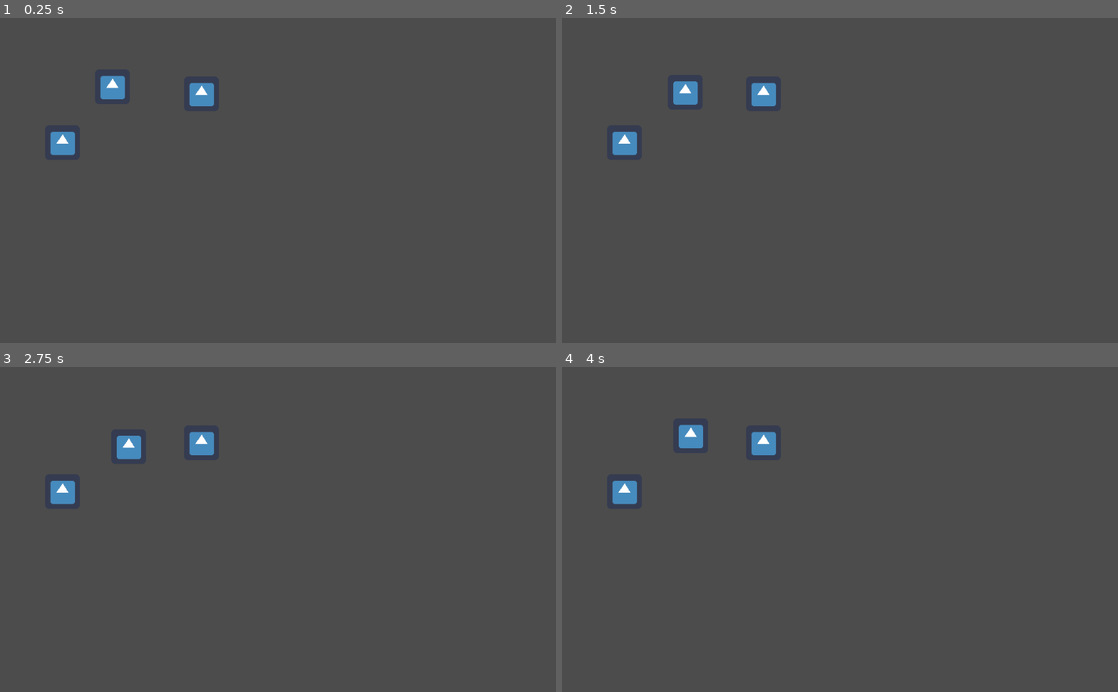
Above: before the commit, frames 1-4 (two rows, left to right).
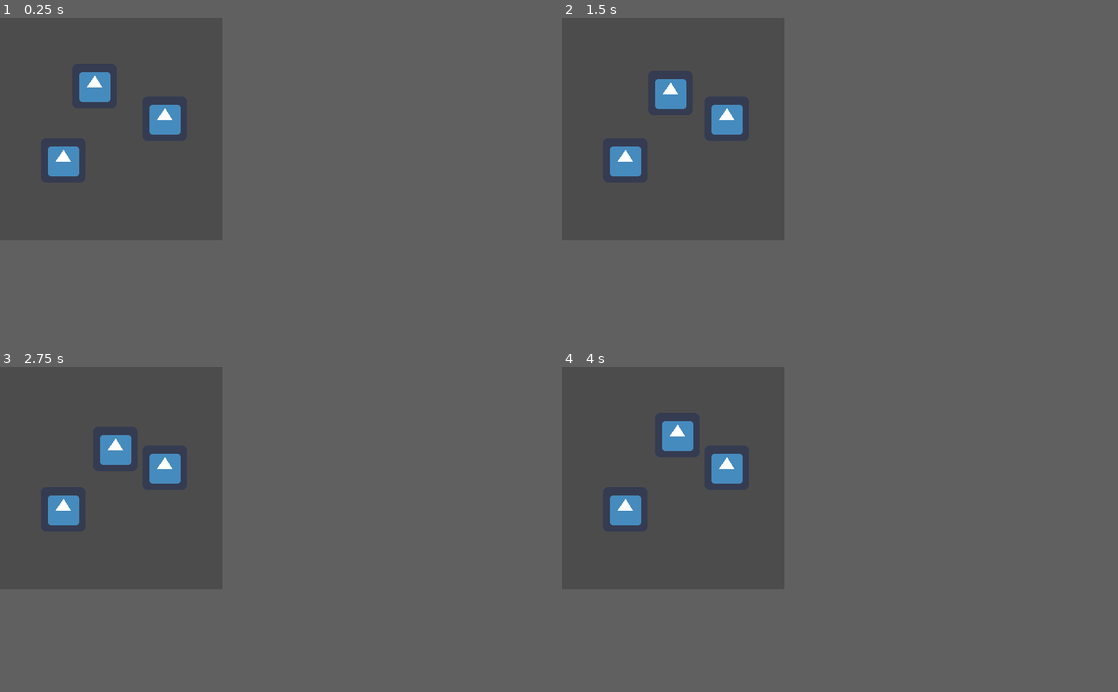
Above: after the commit, the same moments.

Repository: t-karcher/YSort_Test
Game: Godot game, scene res://Node2D.tscn
The game is run twice, just before and just after one commit, with the same random seed, the same clock (stepped at 60 frames per second) and the same inputs. The engine's default icon, where the game draws it, is replaced by a stand-in: a white triangle on a blue panel in a dark square.
Inputs:
- Up to frame 1 (0.25 s): no input
- Up to frame 2 (1.5 s): tap Enter at 0.5 s; hold Right (ui_right) 0.53-1.28 s; tap Space at 1.25 s; hold Down (ui_down) from 1.28 s (still down)
- Up to frame 3 (2.75 s): tap Enter at 2 s; release Down (ui_down) at 2.03 s; hold Right (ui_right) from 2.03 s (still down)
- Up to frame 4 (4 s): tap Space at 2.75 s; release Right (ui_right) at 2.78 s; hold Up (ui_up) 2.78-3.53 s; tap Enter at 3.5 s; hold Left (ui_left) from 3.53 s (still down)
The window is 800x468 before the commit and 320x320 after it. Grey fills any space a smaller window leaves; there, only what the larger window draws over its background counts as a difference.

The runs differ from the first frame. In frame 1, 2.0% of the frame differs, in the area x 8-39%, y 16-49%; in frame 2, 2.0%; in frame 3, 2.0%; in frame 4, 1.9%.

Commit message:
+demo gif

Diff:
--- a/Node2D.tscn
+++ b/Node2D.tscn
@@ -15,7 +15,7 @@
 
 [node name="StaticBody2D" type="StaticBody2D" parent="YSort"]
 editor/display_folded = true
-position = Vector2( 115, 230 )
+position = Vector2( 91, 205 )
 __meta__ = {
 "_edit_group_": true
 }
@@ -29,7 +29,7 @@
 
 [node name="StaticBody2D2" type="StaticBody2D" parent="YSort"]
 editor/display_folded = true
-position = Vector2( 371, 140 )
+position = Vector2( 237, 145 )
 __meta__ = {
 "_edit_group_": true
 }
@@ -43,7 +43,7 @@
 
 [node name="KinematicBody2D" type="KinematicBody2D" parent="YSort"]
 editor/display_folded = true
-position = Vector2( 207, 127 )
+position = Vector2( 136, 98 )
 script = ExtResource( 2 )
 __meta__ = {
 "_edit_group_": true
--- a/project.godot
+++ b/project.godot
@@ -19,6 +19,11 @@
 run/main_scene="res://Node2D.tscn"
 config/icon="res://icon.png"
 
+[display]
+
+window/size/width=320
+window/size/height=320
+
 [rendering]
 
 environment/default_environment="res://default_env.tres"
Binary file added: demo.gif
